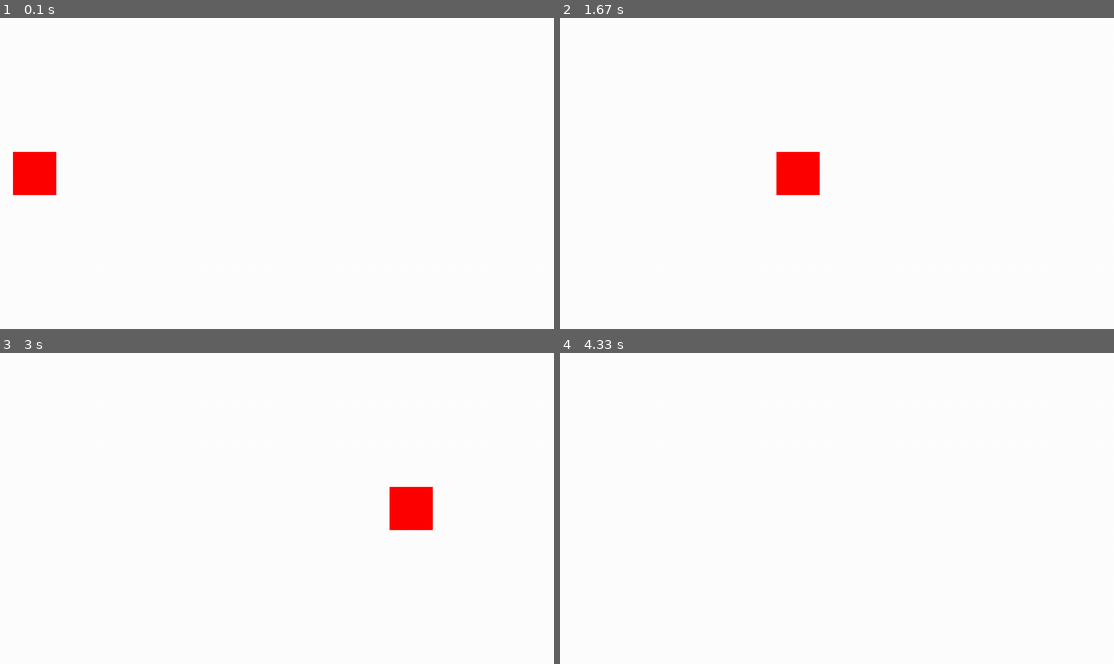
Above: before the commit, frames 1-4 (two rows, left to right).
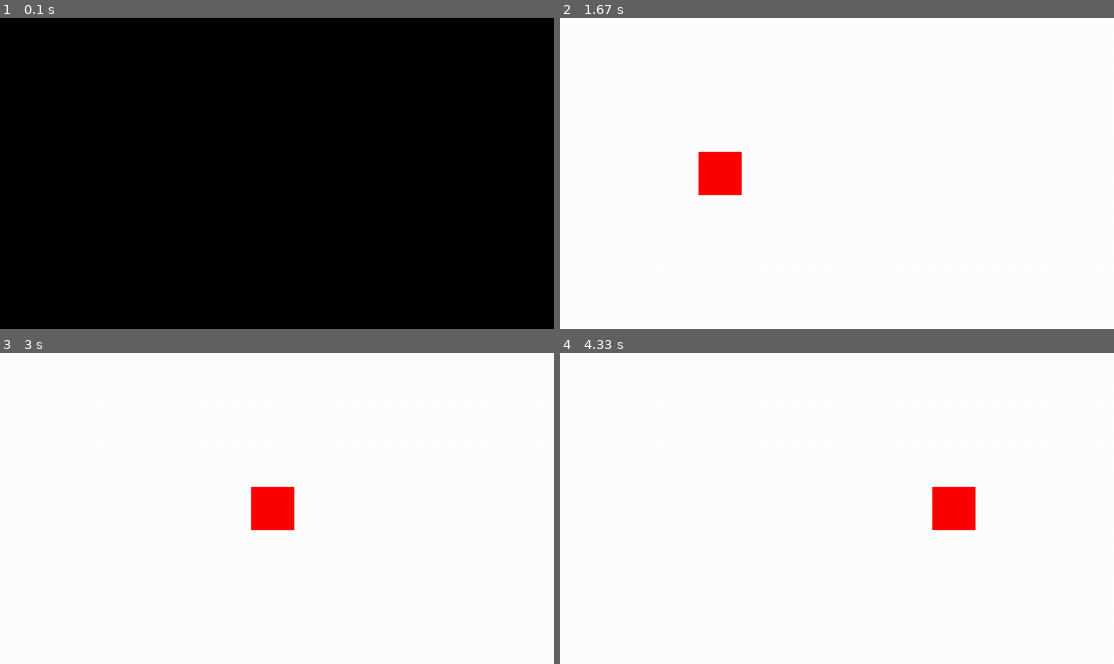
Above: after the commit, the same moments.

Repository: WackyWouter/pygame-fr-indepence
Game: pygame game, started from framerate_simple.py
Same seed, same stepped clock (60 frames per second), same inputs: the game is played once before the commit and once after it.
Inputs:
- Up to frame 1 (0.1 s): no input
- Up to frame 2 (1.67 s): no input
- Up to frame 3 (3 s): no input
- Up to frame 4 (4.33 s): no input

The runs differ from the first frame. In frame 1, 100% of the frame differs, in the area x 0-100%, y 0-100%; in frame 2, 2.2%; in frame 3, 2.3%; in frame 4, 1.1%.

Commit message:
simple less precise approach

Diff:
--- a/debug.py
+++ b/debug.py
@@ -3,6 +3,7 @@
 pygame.init()
 font = pygame.font.Font(None, 30)
 
+# Just to display any information on the screen to help with debuggign
 def debug(info, y = 10, x = 10):
     display_surface = pygame.display.get_surface()
     debug_surf = font.render(str(info), True, 'White')
--- a/framerate_simple.py
+++ b/framerate_simple.py
@@ -6,9 +6,10 @@
 clock = pygame.time.Clock()
 
 test_rect = pygame.Rect(0, 310, 100, 100)
-test_speed = 5
+test_speed = 200
 
 while True:
+    dt = clock.tick(10) / 1000
     for event in pygame.event.get():
         if event.type == pygame.QUIT:
             pygame.quit()
@@ -17,8 +18,7 @@
     screen.fill('white')
 
     # Rect movement and drawing
-    test_rect.x += test_speed
+    test_rect.x += test_speed * dt # deltatime
     pygame.draw.rect(screen, 'red', test_rect)
 
     pygame.display.update()
-    clock.tick(60)
